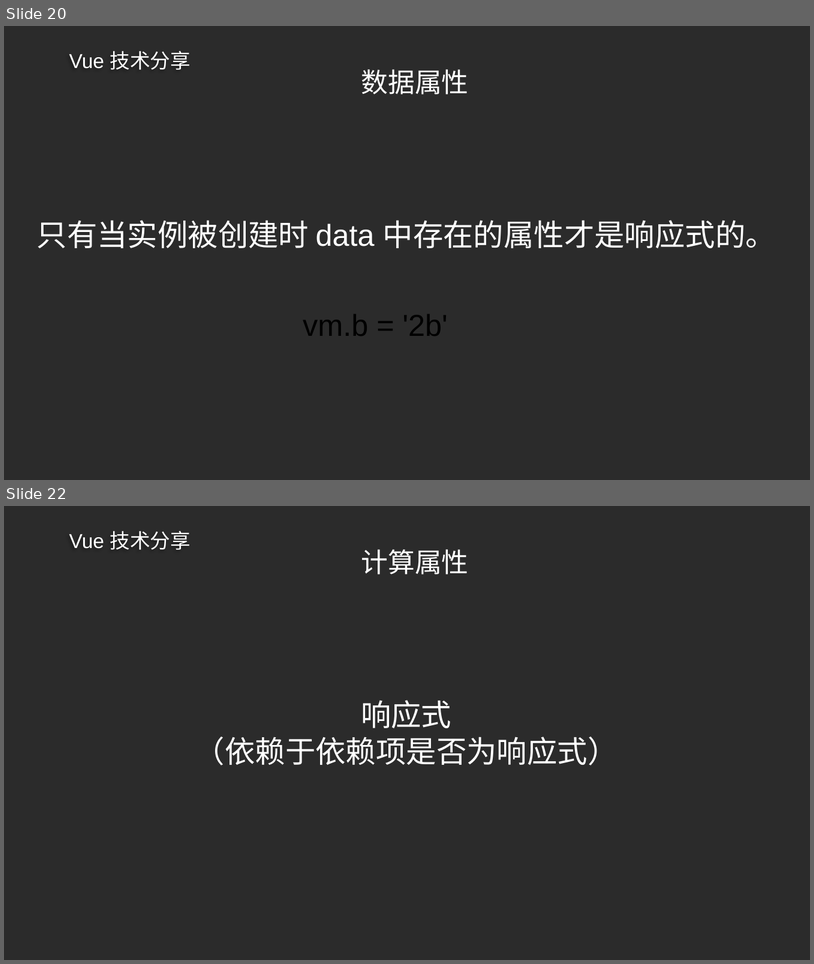
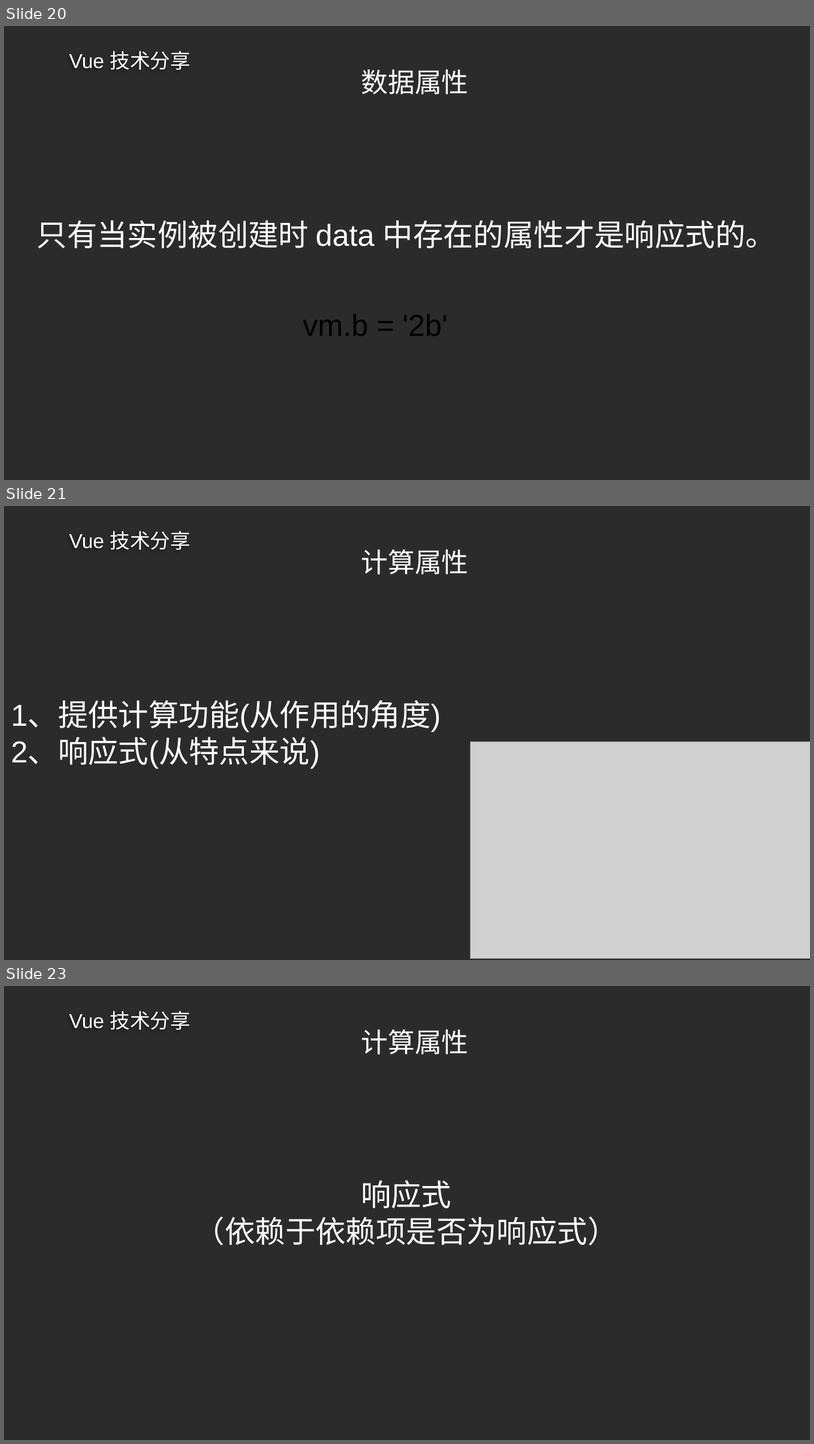
Before and after one commit to ldjdd/traing-library, a slide deck: vue/成稿.pptx. Shown one above the other, each under a label of ours: slides 20 and 22 before the commit, slides 20, 21 and 23 after it; the slides between them are not shown. The pictures are 814x964 and 814x1444 pixels, drawn with LibreOffice and Linux fonts; fonts in the diff are those of the drawing; grey boxes stand for pictures; background and template pictures are left out; a plain dark background stands for a picture behind light text. Boxes give left, top, right and bottom in pixels: in the first picture for what was removed or moved away, otherwise in the second. Text is boxed around its words. In the diff, an @@ line names an element or a change of style, - is before the commit and + after.

```diff
--- a/vue/成稿.pptx
+++ b/vue/成稿.pptx
@@ slide 21 added at [4,506,810,960], background picture (left out); not listed: 1 template element that a slide beside it also shows @@
@@ title added at [362,549,469,574], 32 pt, text #FFFFFF @@
+计算属性
@@ text added at [11,702,441,768], 36 pt, text #FFFFFF @@
+1、提供计算功能(从作用的角度)
+2、响应式(从特点来说)
@@ picture added at [470,741,810,958] @@
@@ what was slide 22 is now slide 23 @@
```
Also in this commit, not shown: 3 slides changed, 3 other slides added, 4 slides removed, 2 other files.
